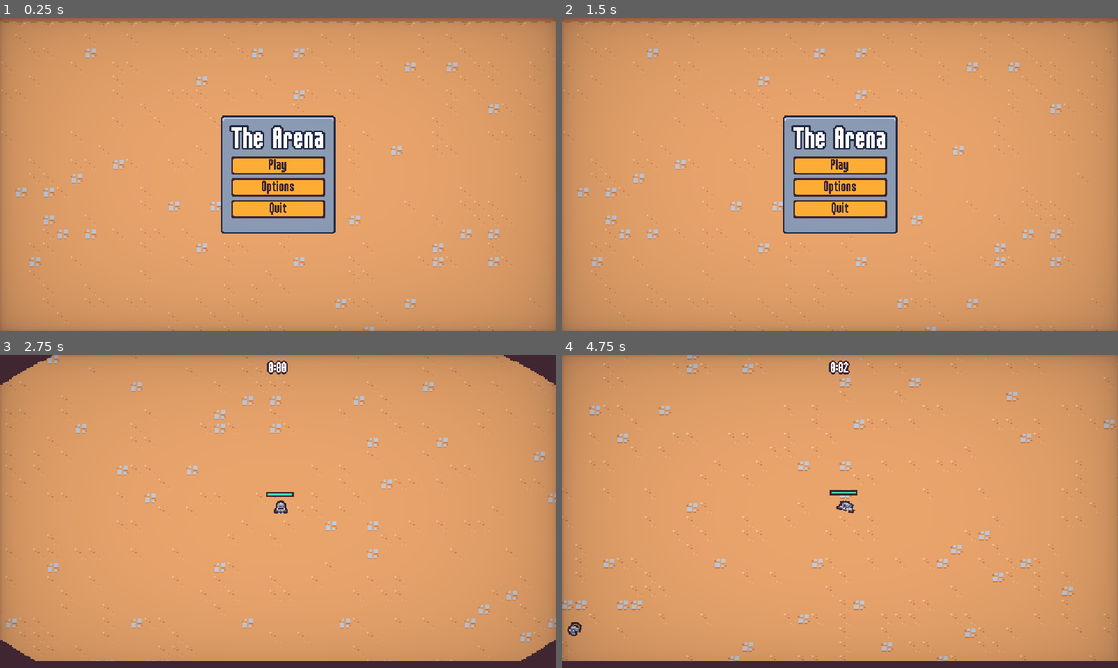
Above: before the commit, frames 1-4 (two rows, left to right).
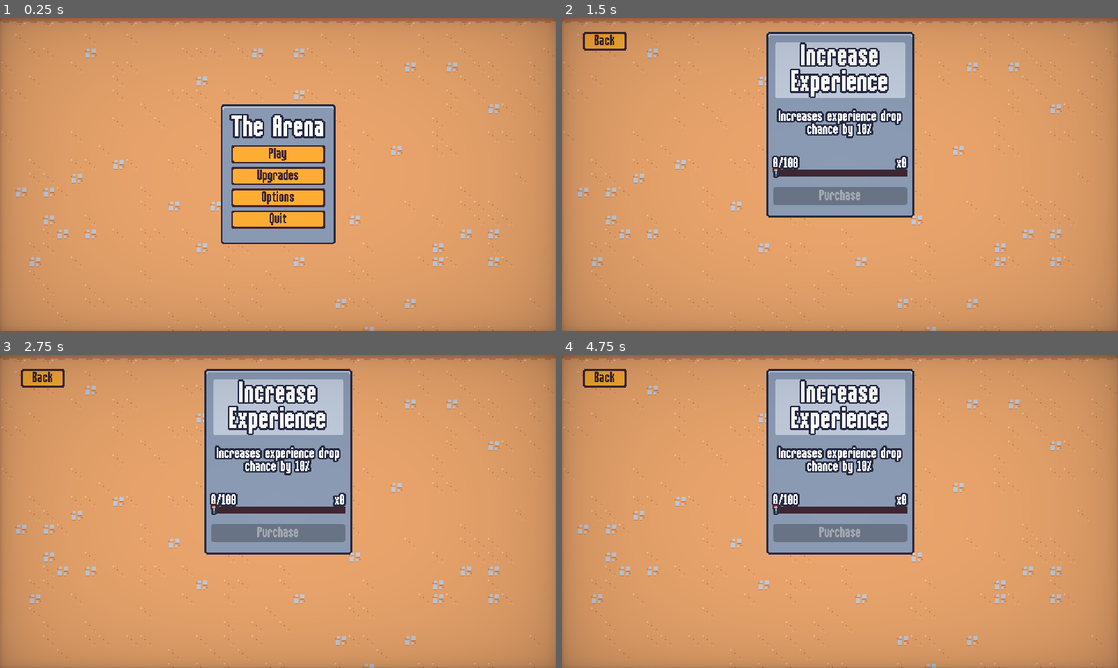
Above: after the commit, the same moments.

Repository: Yrainyw/2D-Survivors
Game: Godot game, scene res://Scenes/UI/main_menu.tscn
The game is run twice, just before and just after one commit, with the same random seed, the same clock (stepped at 60 frames per second) and the same inputs.
Inputs (mouse positions are in pixels of both pictures, inside the frame that each line leads up to):
- Up to frame 1 (0.25 s): no input
- Up to frame 2 (1.5 s): click (840, 174) at 0.5 s, where only the run after the commit has a clickable "Upgrades"; click (606, 39) at 1.25 s, where only the run after the commit has a clickable "Back"
- Up to frame 3 (2.75 s): click (278, 502) at 2 s, where only the run before the commit has a clickable "Play"
- Up to frame 4 (4.75 s): move the mouse to (962, 495) at 2.77 s; press the mouse at (962, 495) at 2.78 s; hold D (move_right) 2.78-3.53 s; move the mouse to (728, 527) at 3.52 s; release the mouse at (728, 527) at 3.53 s; hold S (move_down) 3.53-4.28 s; click (728, 527) at 3.6 s; move the mouse to (895, 442) at 4.27 s; press the mouse at (895, 442) at 4.28 s; hold D (move_right) from 4.28 s (still down)

The runs differ from the first frame. In frame 1, 5.8% of the frame differs, in the area x 39-61%, y 27-73%; in frame 2, 16%; in frame 3, 24%, in the area x 0-100%, y 0-100%; in frame 4, 23%.

Commit message:
Improving the Meta Upgrade Card

Diff:
--- a/Scenes/AutoLoad/meta_progression.gd
+++ b/Scenes/AutoLoad/meta_progression.gd
@@ -36,5 +36,11 @@
 	save()
 
 
+func get_upgrade_count(upgrade_id : String):
+	if save_data["meta_upgrades"].has(upgrade_id):
+		return save_data["meta_upgrades"][upgrade_id]["quantity"]
+	return 0
+
+
 func on_experience_collected(number : float):
 	save_data["meta_upgrade_currency"] += number
--- a/Scenes/AutoLoad/screen_transition.gd
+++ b/Scenes/AutoLoad/screen_transition.gd
@@ -25,6 +25,12 @@
 	is_transitioning = false
 
 
+func transition_to_scene(scene_path : String):
+	transition()
+	await transitioned_halfway
+	get_tree().change_scene_to_file(scene_path)
+
+
 func emit_transitioned_halfway():
 	if skip_emit:
 		skip_emit = false
--- a/Scenes/Component/vial_drop_component.gd
+++ b/Scenes/Component/vial_drop_component.gd
@@ -10,7 +10,13 @@
 
 
 func on_died():
-	if randf() > drop_percent:
+	var adjusted_drop_percent = drop_percent
+	var experience_gain_upgrade_count = MetaProgression.get_upgrade_count("experience_gain")
+
+	if experience_gain_upgrade_count > 0:
+		adjusted_drop_percent += .1
+
+	if randf() > adjusted_drop_percent:
 		return
 
 	if vial_scene == null:
--- a/Scenes/GameObjects/Enemy/basic_enemy.tscn
+++ b/Scenes/GameObjects/Enemy/basic_enemy.tscn
@@ -119,7 +119,6 @@
 sprite = NodePath("../Visuals/Sprite2D")
 
 [node name="HitRandomAudioPlayerComponent" parent="." instance=ExtResource("2_j3q4v")]
-max_distance = 300.0
 streams = Array[AudioStream]([ExtResource("2_vjm4q"), ExtResource("4_87s3i"), ExtResource("5_vh3wq"), ExtResource("6_kqogf"), ExtResource("7_lhoe0")])
 
 [node name="HurtboxComponent" parent="." node_paths=PackedStringArray("health_component") instance=ExtResource("4_sl53u")]
--- a/Scenes/UI/end_screen.gd
+++ b/Scenes/UI/end_screen.gd
@@ -14,7 +14,7 @@
 	.set_ease(Tween.EASE_OUT).set_trans(Tween.TRANS_BACK)
 
 	get_tree().paused = true
-	$%RestartButton.pressed.connect(on_restart_button_pressed)
+	$%ContinueButton.pressed.connect(on_continue_button_pressed)
 	$%QuitButton.pressed.connect(on_quit_button_pressed)
 
 
@@ -33,11 +33,15 @@
 
 
 # 重新开始游戏
-func on_restart_button_pressed():
+func on_continue_button_pressed():
+	ScreenTransition.transition()
+	await ScreenTransition.transitioned_halfway
 	get_tree().paused = false
-	get_tree().change_scene_to_file("res://Scenes/Main/Main.tscn")
+	get_tree().change_scene_to_file("res://Scenes/UI/meta_menu.tscn")
 
 
 # 退出游戏
 func on_quit_button_pressed():
-	get_tree().quit()
+	ScreenTransition.transition_to_scene("res://Scenes/UI/main_menu.tscn")
+	await ScreenTransition.transitioned_halfway
+	get_tree().paused = false
--- a/Scenes/UI/end_screen.tscn
+++ b/Scenes/UI/end_screen.tscn
@@ -133,12 +133,12 @@
 [node name="VBoxContainer" type="VBoxContainer" parent="MarginContainer/PanelContainer/MarginContainer/VBoxContainer"]
 layout_mode = 2
 
-[node name="RestartButton" parent="MarginContainer/PanelContainer/MarginContainer/VBoxContainer/VBoxContainer" instance=ExtResource("2_cfmpa")]
+[node name="ContinueButton" parent="MarginContainer/PanelContainer/MarginContainer/VBoxContainer/VBoxContainer" instance=ExtResource("2_cfmpa")]
 unique_name_in_owner = true
 layout_mode = 2
-text = "Restart"
+text = "Continue"
 
 [node name="QuitButton" parent="MarginContainer/PanelContainer/MarginContainer/VBoxContainer/VBoxContainer" instance=ExtResource("2_cfmpa")]
 unique_name_in_owner = true
 layout_mode = 2
-text = "Quit"
+text = "Quit to Menu"
--- a/Scenes/UI/main_menu.gd
+++ b/Scenes/UI/main_menu.gd
@@ -5,6 +5,7 @@
 
 func _ready():
 	$%PlayButton.pressed.connect(on_play_pressed)
+	$%UpgradesButton.pressed.connect(on_upgrades_pressed)
 	$%OptionsButton.pressed.connect(on_options_pressed)
 	$%QuitButton.pressed.connect(on_quit_pressed)
 
@@ -13,6 +14,12 @@
 	ScreenTransition.transition()
 	await ScreenTransition.transitioned_halfway
 	get_tree().change_scene_to_file("res://Scenes/Main/Main.tscn")
+
+
+func on_upgrades_pressed():
+	ScreenTransition.transition()
+	await ScreenTransition.transitioned_halfway
+	get_tree().change_scene_to_file("res://Scenes/UI/meta_menu.tscn")
 
 
 func on_options_pressed():
--- a/Scenes/UI/main_menu.tscn
+++ b/Scenes/UI/main_menu.tscn
@@ -47,6 +47,11 @@
 layout_mode = 2
 text = "Play"
 
+[node name="UpgradesButton" parent="MarginContainer/PanelContainer/MarginContainer/VBoxContainer" instance=ExtResource("2_42eb7")]
+unique_name_in_owner = true
+layout_mode = 2
+text = "Upgrades"
+
 [node name="OptionsButton" parent="MarginContainer/PanelContainer/MarginContainer/VBoxContainer" instance=ExtResource("2_42eb7")]
 unique_name_in_owner = true
 layout_mode = 2
--- a/Scenes/UI/meta_menu.gd
+++ b/Scenes/UI/meta_menu.gd
@@ -3,13 +3,23 @@
 @export var upgrades : Array[MetaUpgrade] = []
 
 @onready var grid_container = $%GridContainer
+@onready var back_button = %BackButton
 
 var meta_upgrade_card_scene = preload("res://Scenes/UI/meta_upgrade_card.tscn")
 
 
 func _ready():
+	back_button.pressed.connect(on_back_pressed)
+
+	for child in grid_container.get_children():
+		child.queue_free()
+
 	for upgrade in upgrades:
 		var meta_upgrade_card_instance = meta_upgrade_card_scene.instantiate()
 
 		grid_container.add_child(meta_upgrade_card_instance)
 		meta_upgrade_card_instance.set_meta_upgrade(upgrade)
+
+
+func on_back_pressed():
+	ScreenTransition.transition_to_scene("res://Scenes/UI/main_menu.tscn")
--- a/Scenes/UI/meta_menu.tscn
+++ b/Scenes/UI/meta_menu.tscn
@@ -1,8 +1,9 @@
-[gd_scene load_steps=5 format=3 uid="uid://delg8v2d6sxld"]
+[gd_scene load_steps=6 format=3 uid="uid://delg8v2d6sxld"]
 
 [ext_resource type="Script" path="res://Scenes/UI/meta_menu.gd" id="1_h8o1m"]
 [ext_resource type="Resource" uid="uid://bdxpg80aoy527" path="res://Resources/Meta_upgrades/experience_game.tres" id="2_hudga"]
 [ext_resource type="TileSet" uid="uid://dgnlw4oxwgme1" path="res://Resources/Tile_set.tres" id="2_qtfwx"]
+[ext_resource type="PackedScene" uid="uid://tnnaw8nl5xdj" path="res://Scenes/UI/meta_upgrade_card.tscn" id="3_ekii7"]
 [ext_resource type="PackedScene" uid="uid://djcee7yvkg8q2" path="res://Scenes/UI/vignettes.tscn" id="4_4r54d"]
 
 [node name="MetaMenu" type="CanvasLayer"]
@@ -31,7 +32,21 @@
 layout_mode = 2
 size_flags_horizontal = 4
 theme_override_constants/h_separation = 16
-columns = 3
+columns = 2
+
+[node name="MetaUpgradeCard" parent="MarginContainer/GridContainer" instance=ExtResource("3_ekii7")]
+layout_mode = 2
+
+[node name="MetaUpgradeCard2" parent="MarginContainer/GridContainer" instance=ExtResource("3_ekii7")]
+layout_mode = 2
+
+[node name="BackButton" type="Button" parent="MarginContainer"]
+unique_name_in_owner = true
+custom_minimum_size = Vector2(50, 2.08165e-12)
+layout_mode = 2
+size_flags_horizontal = 0
+size_flags_vertical = 0
+text = "Back"
 
 [node name="Vignettes" parent="." instance=ExtResource("4_4r54d")]
 layer = 3
--- a/Scenes/UI/meta_upgrade_card.gd
+++ b/Scenes/UI/meta_upgrade_card.gd
@@ -5,6 +5,7 @@
 @onready var progress_bar = $%ProgressBar
 @onready var purchase_button = $%PurchaseButton
 @onready var progress_label = %ProgressLabel
+@onready var count_label = %CountLabel
 
 var upgrade : MetaUpgrade
 
@@ -15,7 +16,7 @@
 
 
 # 显示升级的名称和说明
-func set_meta_upgrade(_upgrade : MetaUpgrade):
+func set_meta_upgrade(upgrade : MetaUpgrade):
 	self.upgrade = upgrade
 	name_label.text = upgrade.title
 	description_label.text = upgrade.description
@@ -23,13 +24,24 @@
 
 
 func update_progress():
+	var current_quantity = 0
+
+	if MetaProgression.save_data["meta_upgrades"].has(upgrade.id):
+		current_quantity = MetaProgression.save_data["meta_upgrades"][upgrade.id]["quantity"]
+
+	var is_maxed = current_quantity >= upgrade.max_quantity
 	var currency = MetaProgression.save_data["meta_upgrade_currency"]
-	var percent = currency / upgrade.experience_cost
+	var percent = float(currency) / float(upgrade.experience_cost)
 
-	percent = min(percent, 1)
+	percent = min(percent, 1.0)
 	progress_bar.value = percent
-	purchase_button.disabled = percent < 1
+
+	if is_maxed:
+		purchase_button.text = "Max"
+
+	purchase_button.disabled = percent < 1 || is_maxed
 	progress_label.text = str(currency) + "/" + str(upgrade.experience_cost)
+	count_label.text = "x%d" % current_quantity
 
 
 func select_card():
--- a/Scenes/UI/meta_upgrade_card.tscn
+++ b/Scenes/UI/meta_upgrade_card.tscn
@@ -171,13 +171,22 @@
 mouse_filter = 2
 theme_override_constants/separation = -1
 
-[node name="ProgressLabel" type="Label" parent="MarginContainer/VBoxContainer/VBoxContainer"]
+[node name="HBoxContainer" type="HBoxContainer" parent="MarginContainer/VBoxContainer/VBoxContainer"]
+layout_mode = 2
+
+[node name="ProgressLabel" type="Label" parent="MarginContainer/VBoxContainer/VBoxContainer/HBoxContainer"]
 unique_name_in_owner = true
 layout_mode = 2
 size_flags_vertical = 8
 theme_type_variation = &"BlueOutlineLabel"
 text = "50/200"
-horizontal_alignment = 1
+
+[node name="CountLabel" type="Label" parent="MarginContainer/VBoxContainer/VBoxContainer/HBoxContainer"]
+unique_name_in_owner = true
+layout_mode = 2
+size_flags_horizontal = 10
+theme_type_variation = &"BlueOutlineLabel"
+text = "x0"
 
 [node name="MarginContainer" type="MarginContainer" parent="MarginContainer/VBoxContainer/VBoxContainer"]
 layout_mode = 2
Not shown: 2 places in Scenes/GameObjects/Enemy/basic_enemy.tscn that only renumber resources
